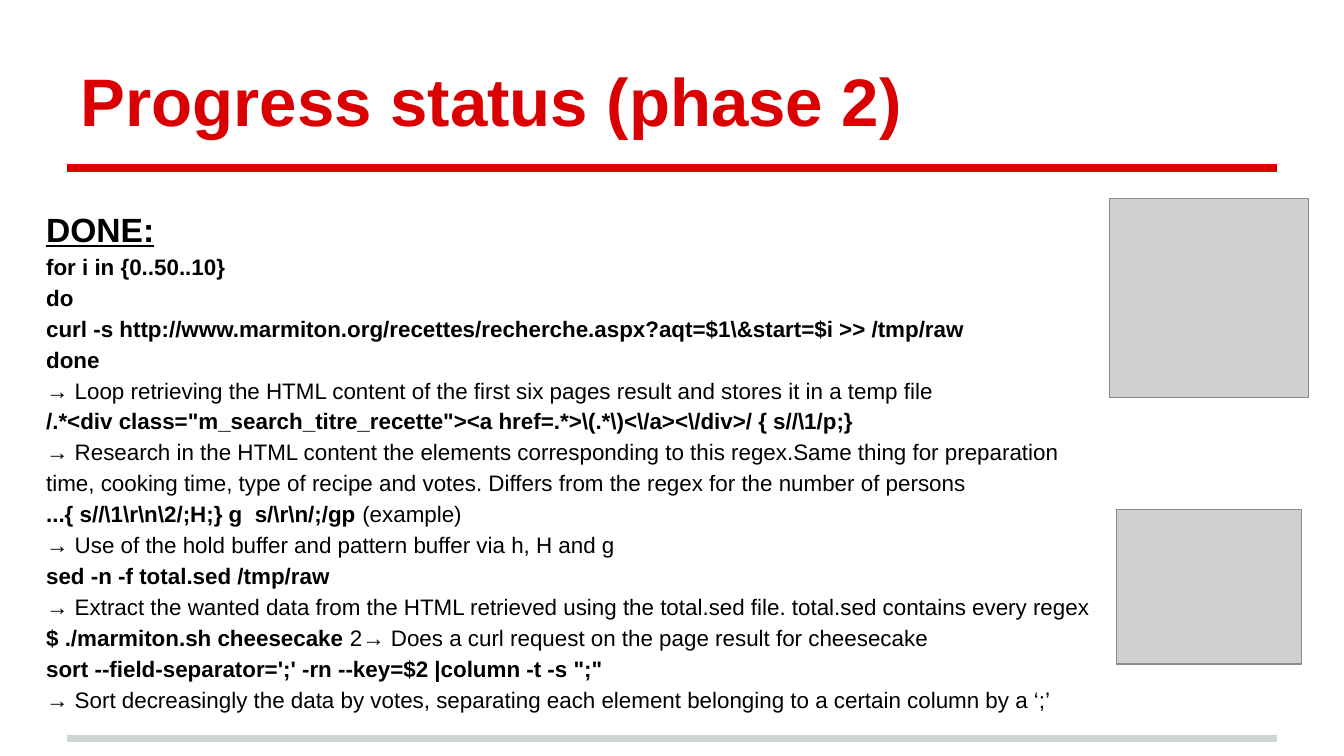
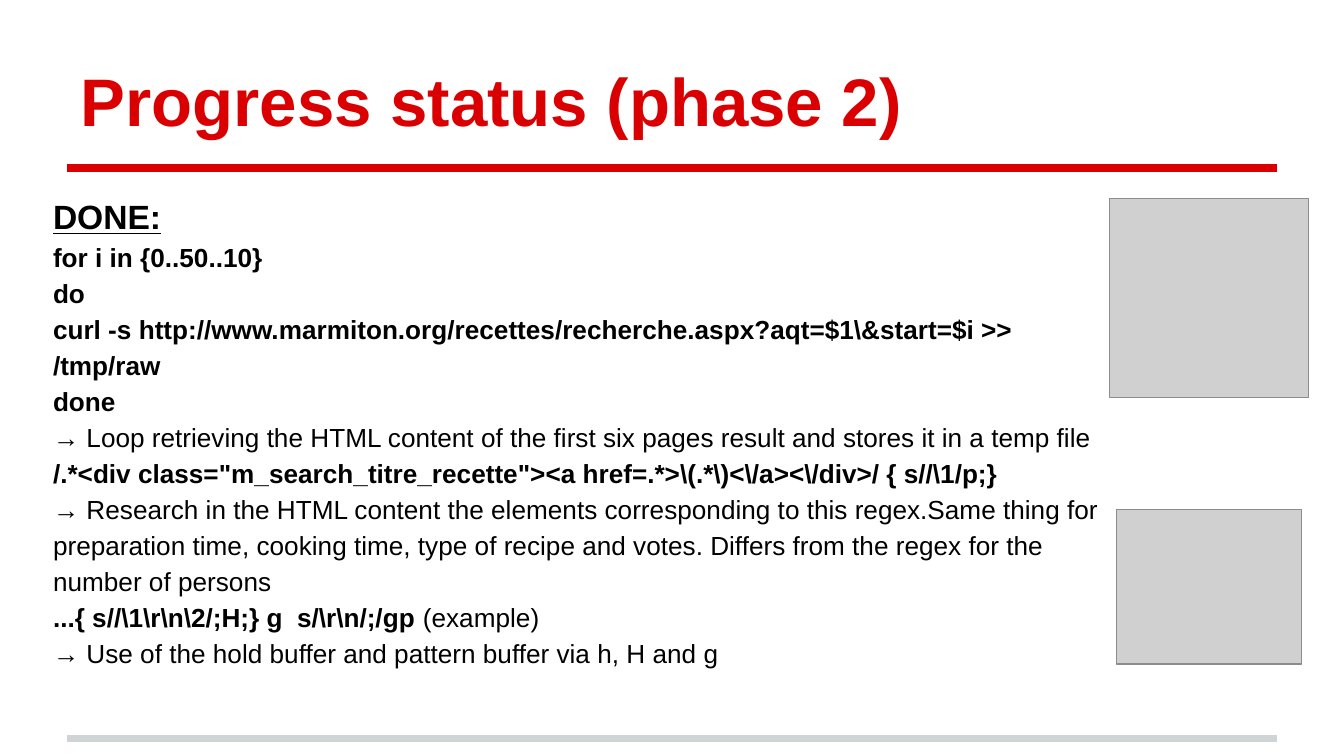
Before and after one commit to kiago/isepse2014, a slide deck: slide 4 of projects/marmiton/Marmiton_project.pptx. Drawn at 1344x756 pixels with LibreOffice and Linux fonts; fonts in the diff are those of the drawing; grey boxes stand for pictures. Boxes give left, top, right and bottom in pixels: in the first picture for what was removed or moved away, otherwise in the second. Text is boxed around its words. In the diff, an @@ line names an element or a change of style, - is before the commit and + after.

```diff
--- a/projects/marmiton/Marmiton_project.pptx
+++ b/projects/marmiton/Marmiton_project.pptx
@@ text "DONE:": place and size @@
-text "DONE:" at box(46, 218, 1089, 713)
+text "DONE:" at box(53, 205, 1098, 669)
@@ text at box(53, 248, 1098, 669): size 12 to 14 pt @@
@@ text at box(46, 567, 1089, 713): paragraphs removed @@
-sed -n -f total.sed /tmp/raw
-→ Extract the wanted data from the HTML retrieved using the total.sed file. total.sed contains every regex
-$ ./marmiton.sh cheesecake 2→ Does a curl request on the page result for cheesecake
-sort --field-separator=';' -rn --key=$2 |column -t -s ";"
-→ Sort decreasingly the data by votes, separating each element belonging to a certain column by a ‘;’
```
Also in this commit, not shown: 2 other slides changed, 1 slide added, 1 slide removed, 3 other files.
